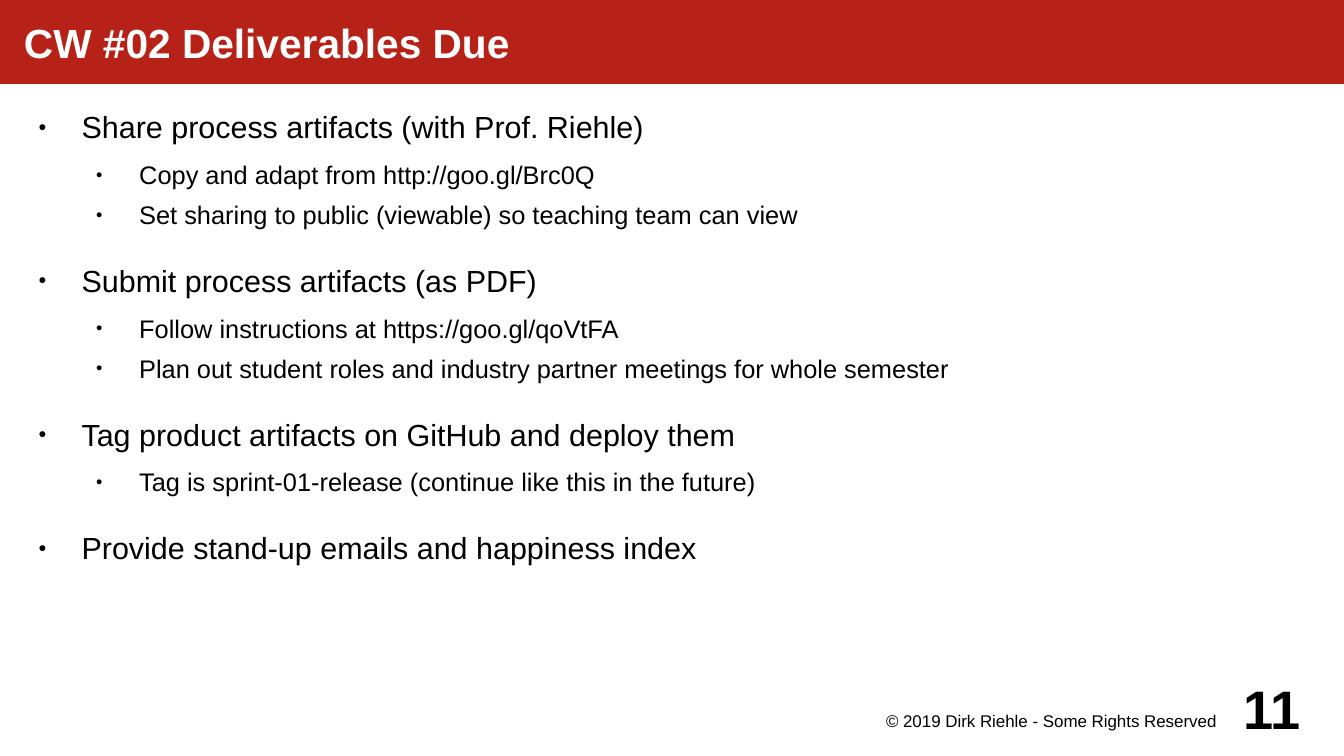
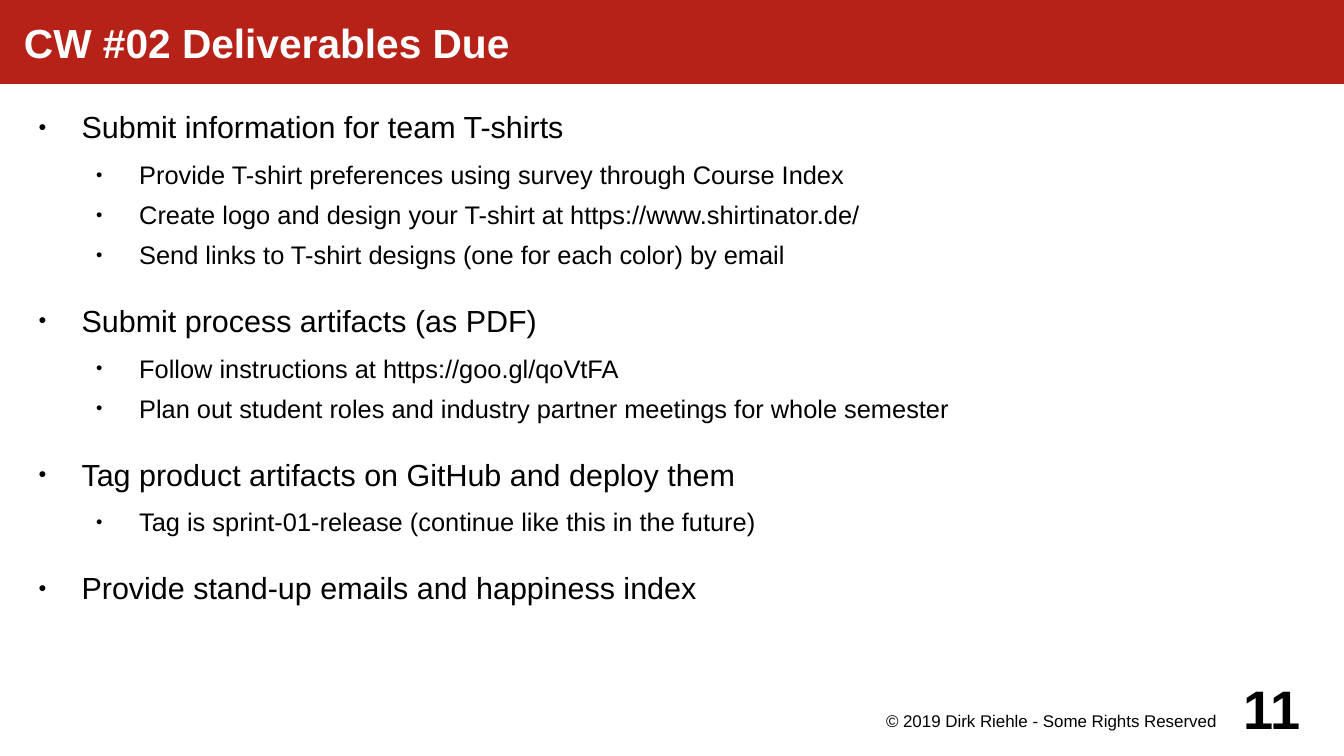
Before and after one commit to dirkriehle/amos-course, a slide deck: slide 11 of Lecture slides/AMOS A02 - Course Schedule.odp. Drawn at 1344x756 pixels with LibreOffice and Linux fonts; fonts in the diff are those of the drawing. Boxes give left, top, right and bottom in pixels: in the first picture for what was removed or moved away, otherwise in the second. Text is boxed around its words. In the diff, an @@ line names an element or a change of style, - is before the commit and + after.

Commit message:
Fixed up schedule and other semester information for WS 2019/20.

```diff
--- a/Lecture slides/AMOS A02 - Course Schedule.odp
+++ b/Lecture slides/AMOS A02 - Course Schedule.odp
@@ text at box(82, 116, 859, 269): text changed @@
-● Share process artifacts (with Prof. Riehle)
-  ● Copy and adapt from http://goo.gl/Brc0Q
-  ● Set sharing to public (viewable) so teaching team can view
+● Submit information for team T-shirts
+  ● Provide T-shirt preferences using survey through Course Index
+  ● Create logo and design your T-shirt at https://www.shirtinator.de/
+  ● Send links to T-shirt designs (one for each color) by email
```
Also in this commit, not shown: 9 other slides changed, 1 slide added, 4 other files.
